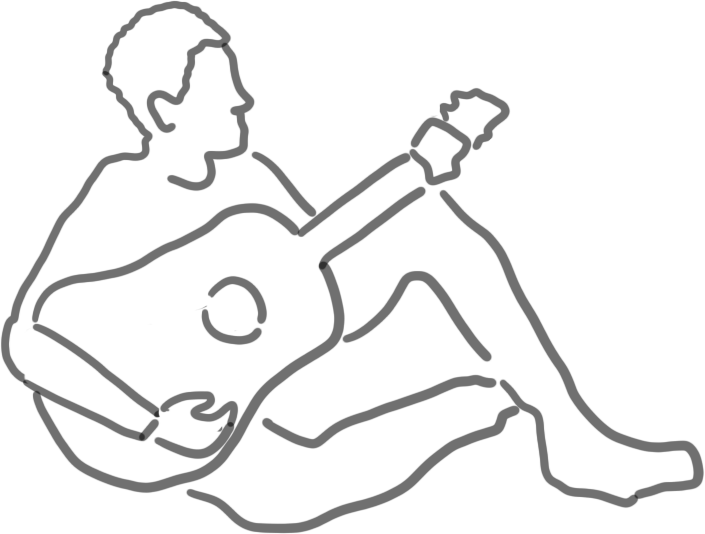
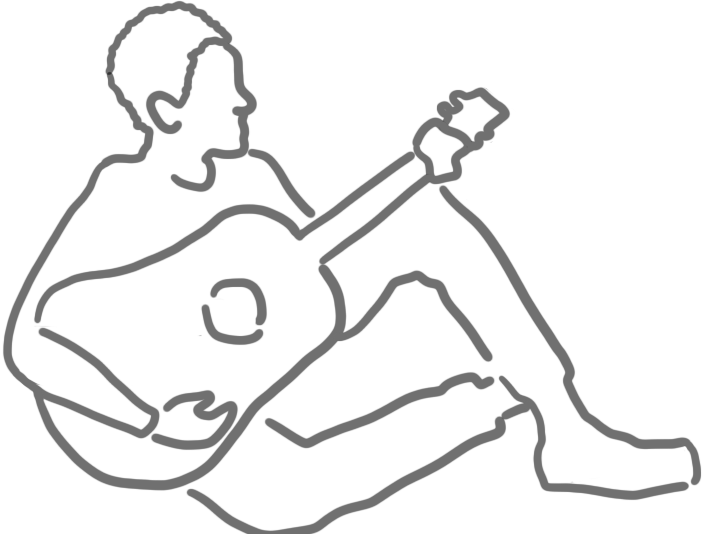
Comparing the layer stacks of the two 705px x 534px images. Changes:
hid "Layer 2 copy", painted on it over [0, 0, 705, 534]
showed "Layer 1 copy", painted on it over [2, 0, 703, 534]
